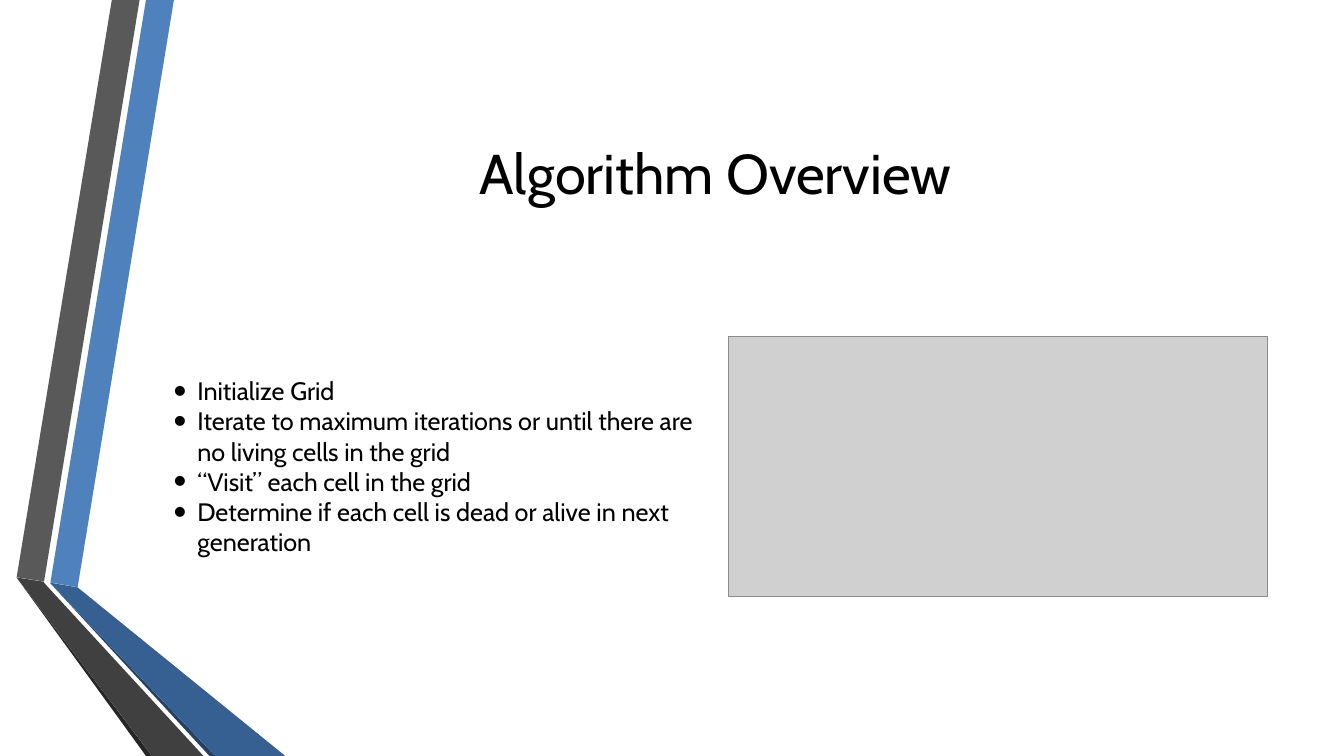
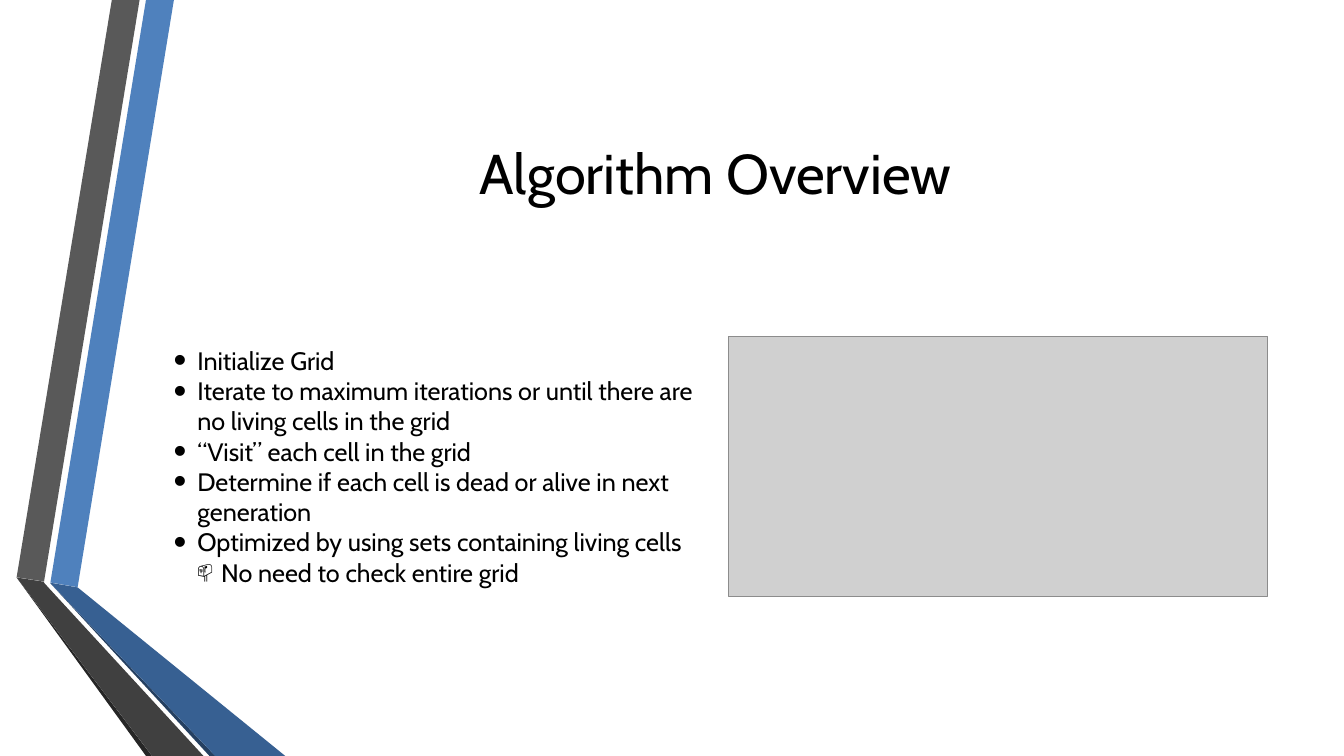
Before and after one commit to eweill/ConwayGameOfLife, a slide deck: slide 5 of presentation/ConwayGameOfLife.pptx. Drawn at 1344x756 pixels with LibreOffice and Linux fonts; fonts in the diff are those of the drawing; grey boxes stand for pictures; background and template pictures are left out. Boxes give left, top, right and bottom in pixels: in the first picture for what was removed or moved away, otherwise in the second. Text is boxed around its words. In the diff, an @@ line names an element or a change of style, - is before the commit and + after.

Commit message:
Updated presentation

```diff
--- a/presentation/ConwayGameOfLife.pptx
+++ b/presentation/ConwayGameOfLife.pptx
@@ text at (197, 532, 681, 588): paragraphs added @@
+• Optimized by using sets containing living cells
+  📫 No need to check entire grid
```
Also in this commit, not shown: 1 slide removed, 1 other file.
